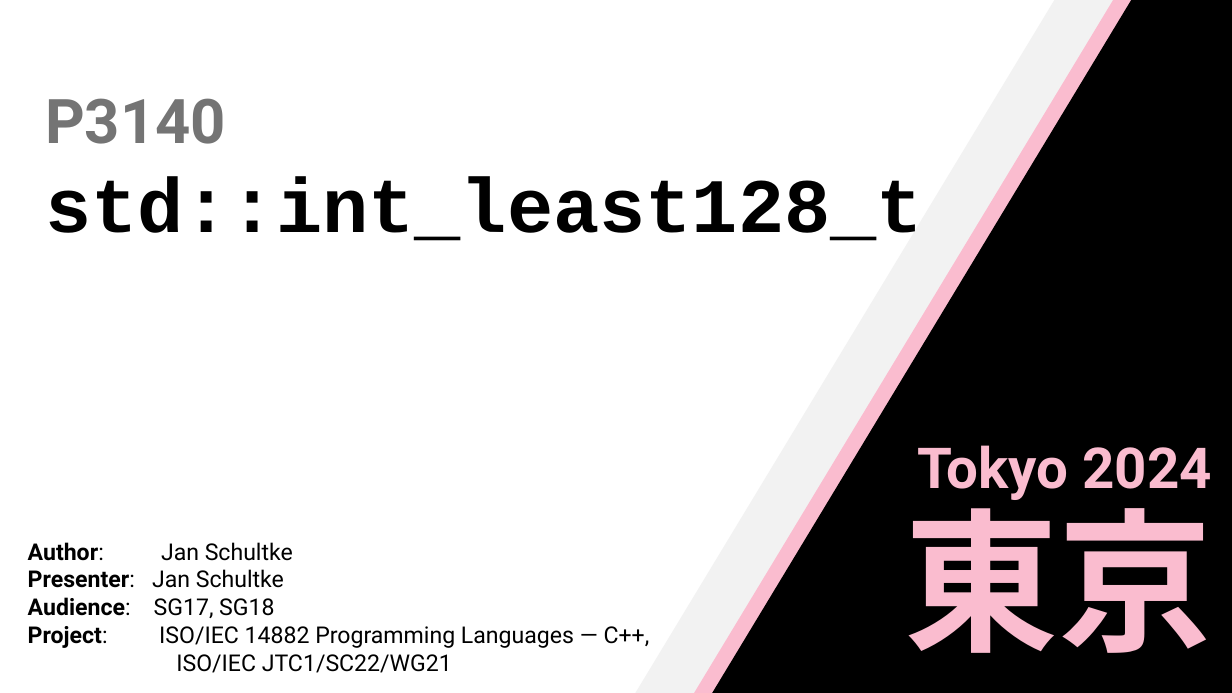
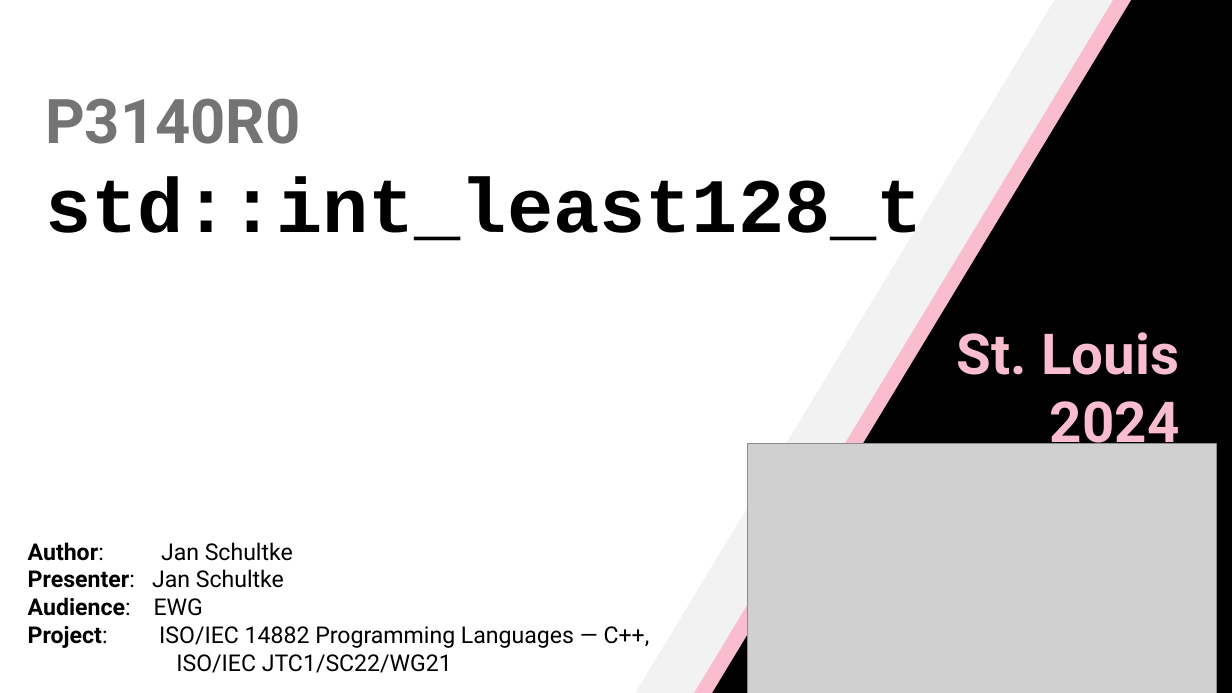
Before and after one commit to Eisenwave/cpp-proposals, a slide deck: slide 1 of slides/p3140-slides.pptx. Drawn at 1232x693 pixels with LibreOffice and Linux fonts; fonts in the diff are those of the drawing; grey boxes stand for pictures. Boxes give left, top, right and bottom in pixels: in the first picture for what was removed or moved away, otherwise in the second. Text is boxed around its words. In the diff, an @@ line names an element or a change of style, - is before the commit and + after.

Commit message:
update P3140 slides for St. Louis

```diff
--- a/slides/p3140-slides.pptx
+++ b/slides/p3140-slides.pptx
@@ text at <box>45,98,300,144</box>: text changed @@
-P3140
+P3140R0
@@ text at <box>957,332,1179,455</box>: text changed @@
-Tokyo 2024
+St. Louis
+2024
@@ picture added at <box>748,444,1217,693</box> @@
@@ text removed at <box>904,483,1212,653</box> @@
-東京
@@ text at <box>28,597,203,616</box>: text changed; bold on @@
-Audience: SG17, SG18
+Audience: EWG
```
Also in this commit, not shown: 11 other slides changed, 1 slide added, 2 other files.
